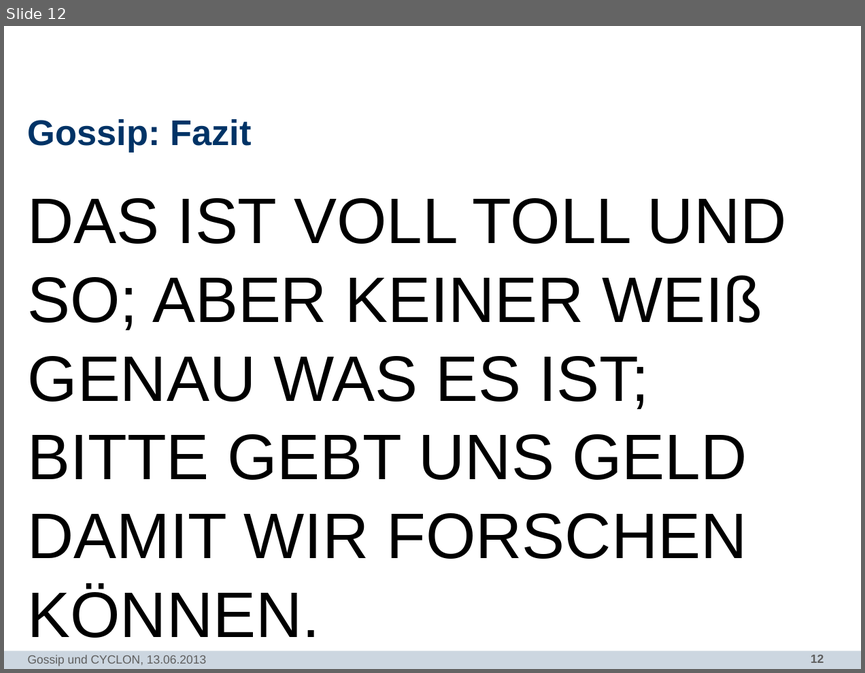
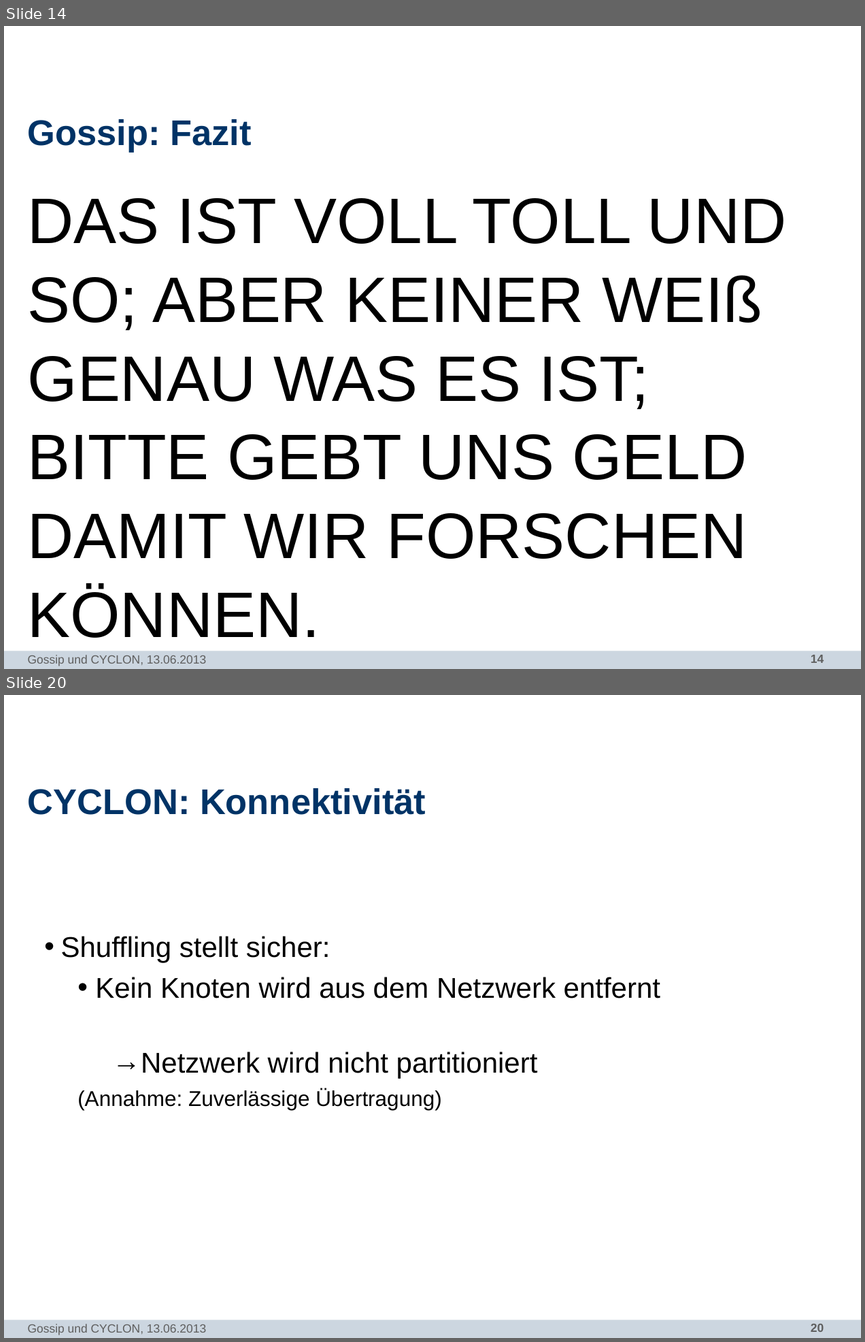
Before and after one commit to N8Fear/DistributedSystems, a slide deck: Vortrag/[MASTER] Präsentation.pptx. Shown one above the other, each under a label of ours: slide 12 before the commit, slides 14 and 20 after it; the slides between them are not shown. The pictures are 865x673 and 865x1342 pixels, drawn with LibreOffice and Linux fonts; fonts in the diff are those of the drawing; background and template pictures are left out. Boxes give left, top, right and bottom in pixels: in the first picture for what was removed or moved away, otherwise in the second. Text is boxed around its words. In the diff, an @@ line names an element or a change of style, - is before the commit and + after.

```diff
--- a/Vortrag/[MASTER] Präsentation.pptx
+++ b/Vortrag/[MASTER] Präsentation.pptx
@@ slide 20 added at (x1=4, y1=695, x2=861, y2=1338), background #FFFFFF; not listed: 2 template elements that a slide beside it also shows @@
@@ title added at (x1=28, y1=788, x2=426, y2=815), 30 pt, text #003366, bold @@
+CYCLON: Konnektivität
@@ text added at (x1=61, y1=936, x2=660, y2=1110), 24 pt, text #000000 @@
+  • Shuffling stellt sicher:
+    • Kein Knoten wird aus dem Netzwerk entfernt
+      → Netzwerk wird nicht partitioniert
+    (Annahme: Zuverlässige Übertragung)
@@ text added at (x1=28, y1=1323, x2=206, y2=1335), 10 pt, text #5F5F5F @@
+Gossip und CYCLON, 13.06.2013
@@ what was slide 12 is now slide 14 @@
@@ page number at (x1=810, y1=654, x2=823, y2=662): text changed @@
-12
+14
```
Also in this commit, not shown: 6 slides changed, 11 other slides added, 5 other files.
